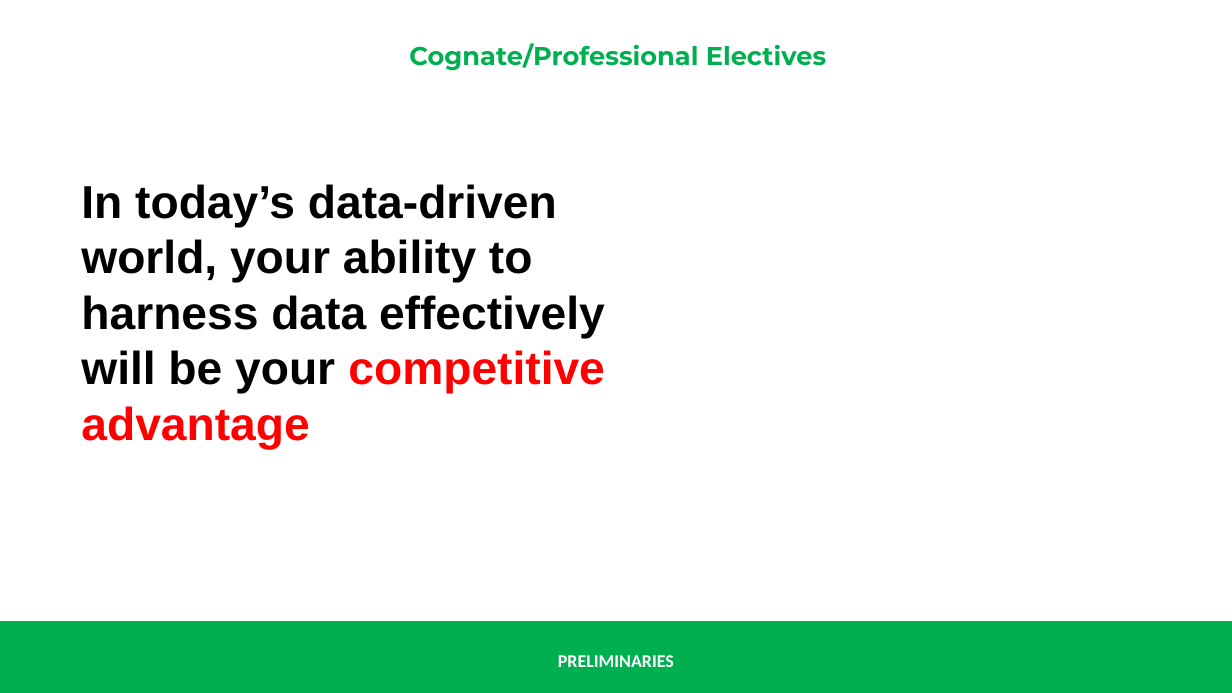
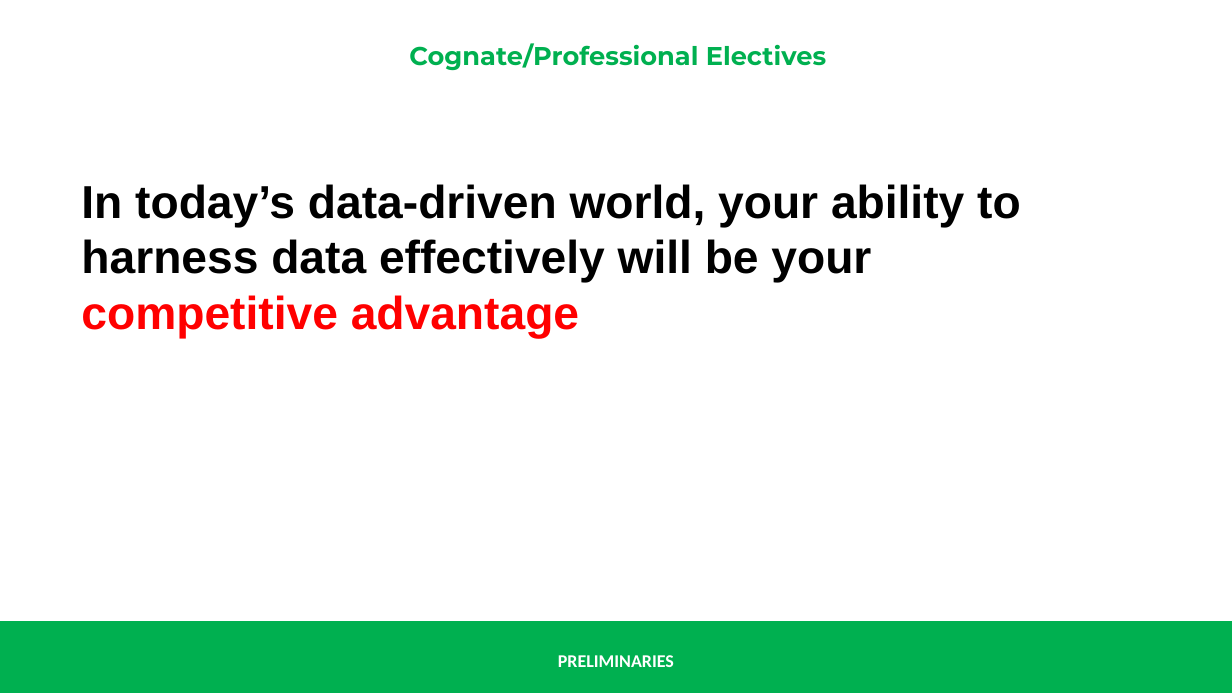
Before and after one commit to renatomaaliw3/public_files, a slide deck: slide 15 of CPE Electives (1 - 3)/01. Lectures Notebook/00. Presentations & Text Books/01. Electives 1 to 3/00. Preliminaries.pptx (slide 5 before the commit). Drawn at 1232x693 pixels with LibreOffice and Linux fonts; fonts in the diff are those of the drawing. Boxes give left, top, right and bottom in pixels: in the first picture for what was removed or moved away, otherwise in the second. Text is boxed around its words. In the diff, an @@ line names an element or a change of style, - is before the commit and + after.

```diff
--- a/CPE Electives (1 - 3)/01. Lectures Notebook/00. Presentations & Text Books/01. Electives 1 to 3/00. Preliminaries.pptx
+++ b/CPE Electives (1 - 3)/01. Lectures Notebook/00. Presentations & Text Books/01. Electives 1 to 3/00. Preliminaries.pptx
@@ text "In today’s data-driven world, your ..." rewrapped from <box>81,184,605,449</box> to <box>81,184,1021,338</box> @@
```
Also in this commit, not shown: 2 other slides changed, 10 slides added, 1 other file.
